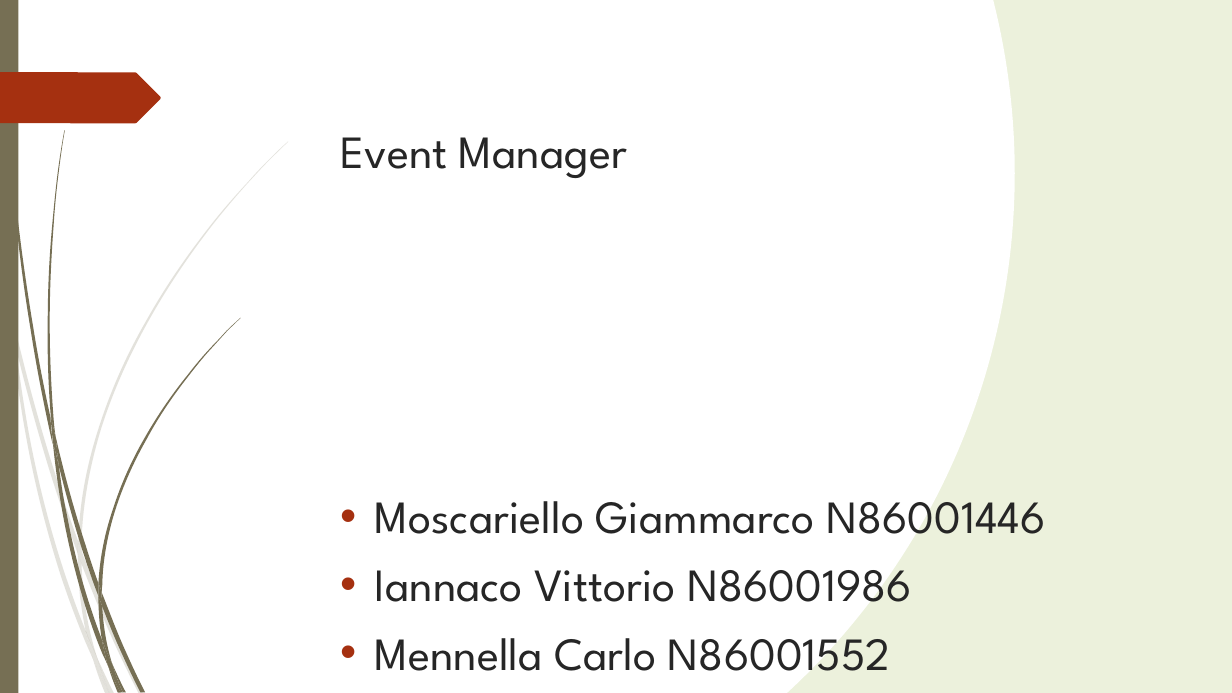
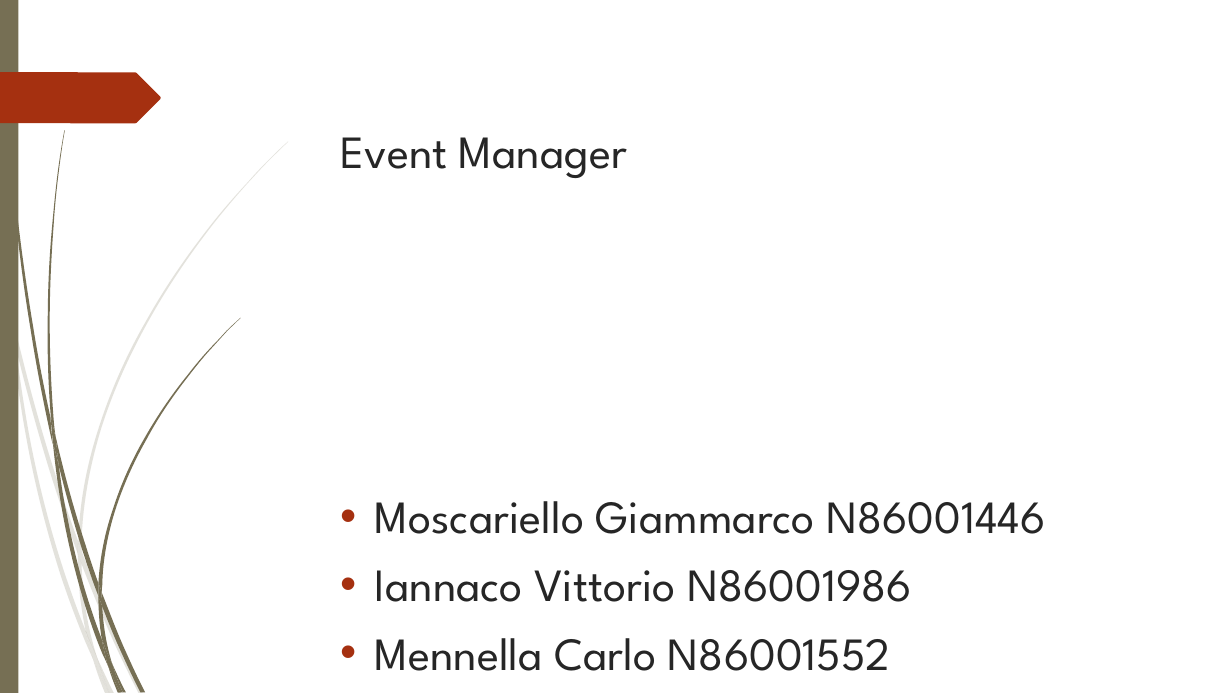
Before and after one commit to JimMinor/EventManager, a slide deck: slide 1 of Progetto/Presentazione/Event Manager.pptx. Drawn at 1232x693 pixels with LibreOffice and Linux fonts; fonts in the diff are those of the drawing. Boxes give left, top, right and bottom in pixels: in the first picture for what was removed or moved away, otherwise in the second. Text is boxed around its words. In the diff, an @@ line names an element or a change of style, - is before the commit and + after.

```diff
--- a/Progetto/Presentazione/Event Manager.pptx
+++ b/Progetto/Presentazione/Event Manager.pptx
@@ background gradient #FFFFFF to #ECF2DC to #FFFFFF @@
```
Also in this commit, not shown: 10 other slides changed, 1 slide added, 1 slide removed.
